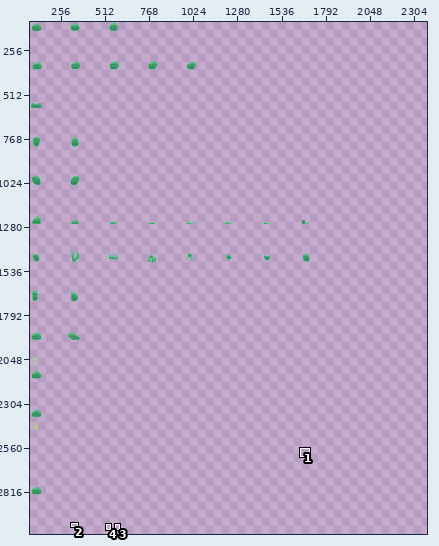
Edited in one commit: sprite sheet (Ingame/game_objects/player/sprites/player.png). The first picture is a wide view before the edit; the outline marks the close-up.
Close-up. The starting point:
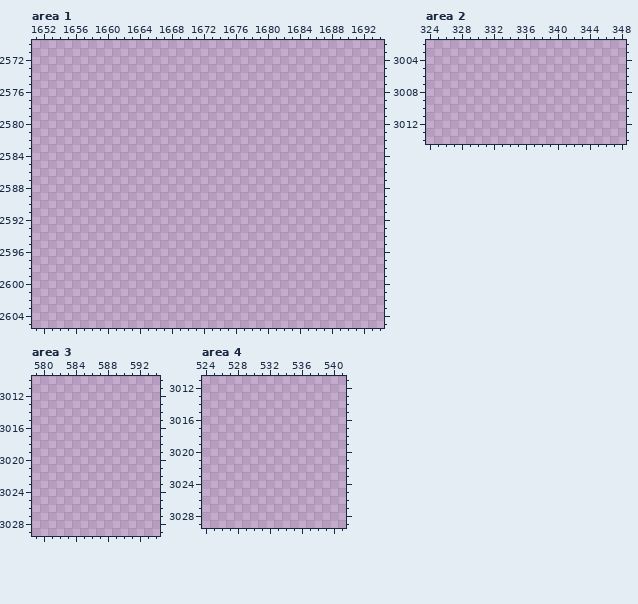
The file is 2464x2464 pixels. Shown: area 1: x 1651..1694, y 2570..2605; area 2: x 324..348, y 3002..3014; area 3: x 579..594, y 3010..3029; area 4: x 524..541, y 3011..3029. The old version is drawn lined up with the new one. The wide view leaves out empty margins. The commit also changed other parts of the picture, which this record leaves out.
The same view after the edit:
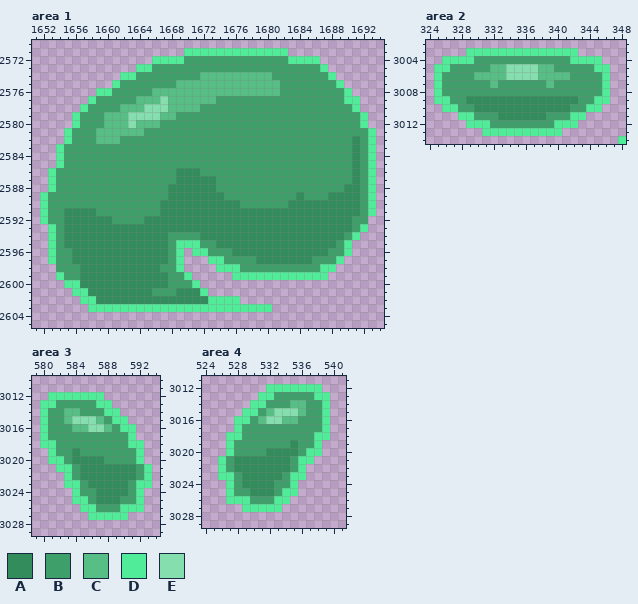
Palette (. is transparent): A #338c5c  B #3f9f6b  C #57bf86  D #51ec99  E #85dead
What changed:
canvas 2464x2464 -> 2464x3136; drawings rearranged on the sheet (the old picture shows each at its new place; 24 dropped ones are not shown)
--- area 1
@@ x 1651..1694 @@
 2570 ............................................
-2571 ............................................
-2572 ............................................
-2573 ............................................
-2574 ............................................
-2575 ............................................
-2576 ............................................
-2577 ............................................
-2578 ............................................
-2579 ............................................
-2580 ............................................
-2581 ............................................
-2582 ............................................
-2583 ............................................
-2584 ............................................
-2585 ............................................
-2586 ............................................
-2587 ............................................
-2588 ............................................
-2589 ............................................
-2590 ............................................
-2591 ............................................
-2592 ............................................
-2593 ............................................
-2594 ............................................
-2595 ............................................
-2596 ............................................
-2597 ............................................
-2598 ............................................
-2599 ............................................
-2600 ............................................
-2601 ............................................
-2602 ............................................
-2603 ............................................
+2571 ...................DDDDDDDDDDDDD............
+2572 ...............DDDDBBBBBBBBBBBBBDDDD........
+2573 .............DDBBBBBBBBBBBBBBBBBBBBBD.......
+2574 ...........DDBBBBBBBBCCCCCCCCCBBBBBBBD......
+2575 ..........DBBBBBBBCCCCCCCCCCCCCBBBBBBBD.....
+2576 ........DDBBBBBCCCCCCCCCCCCCCCCBBBBBBBBD....
+2577 .......DBBBBBCCCECCCCCCBBBBBBBBBBBBBBBBDD...
+2578 ......DBBBBCCCEEECCCCBBBBBBBBBBBBBBBBBBBD...
+2579 .....DBBBCCCEEEECCBBBBBBBBBBBBBBBBBBBBBBBD..
+2580 .....DBBBCCCECCCBBBBBBBBBBBBBBBBBBBBBBBBBD..
+2581 ....DBBBCCCCCCBBBBBBBBBBBBBBBBBBBBBBBBBBBBD.
+2582 ....DBBBCCCBBBBBBBBBBBBBBBBBBBBBBBBBBBBBABD.
+2583 ...DBBBBBBBBBBBBBBBBBBBBBBBBBBBBBBBBBBBBABD.
+2584 ...DBBBBBBBBBBBBBBBBBBBBBBBBBBBBBBBBBBBBABD.
+2585 ...DBBBBBBBBBBBBBBBBBBBBBBBBBBBBBBBBBBBBABD.
+2586 ..DBBBBBBBBBBBBBBBAAABBBBBBBBBBBBBBBBBBBABD.
+2587 ..DBBBBBBBBBBBBBBBAAAAABBBBBBBBBBBBBBBBBABD.
+2588 ..DBBBBBBBBBBBBBBAAAAAABBBBBBBBBBBBBBBBAABD.
+2589 .DBBBBBBBBBBBBBBBAAAAAAABBBBBBBBBABBBAAAABD.
+2590 .DBBBBBBBBBBBBBBAAAAAAAAAABBBBBBAAAAAAAAABD.
+2591 .DBBAAAABBBBBBBBAAAAAAAAAAAAAAAAAAAAAAAAABD.
+2592 .DBBAAAAAABBBBAAAAAAAAAAAAAAAAAAAAAAAAAABB..
+2593 ..DBAAAAAAAAAAAAAAAAAAAAAAAAAAAAAAAAAAAABD..
+2594 ..DBAAAAAAAAAAAAABBBBAAAAAAAAAAAAAAAAAABD...
+2595 ..DBAAAAAAAAAAAAABDDDBBAAAAAAAAAAAAAAABD....
+2596 ..DBBAAAAAAAAAAAABD.DDBBBAAAAAAAAAAAABBD....
+2597 ..DBBAAAAAAAAAAAABD...DDBBBBAAAAAAABBBD.....
+2598 ...BBBAAAAAAAAAABBD....DDDBBBBBBBBBBDD......
+2599 ...DBBAAAAAAAAAAABBD.....DDDDDDDDDDDD.......
+2600 ....DDAAAAAAAAAAABBBD.......................
+2601 .....DDAAAAAAAABBBAAAD......................
+2602 ......DDAAAAAAAAAAAAAADDDD..................
+2603 .......DDDDDDDDDDDDDDDDDDDDDDD..............
 2604 ............................................
--- area 2
@@ x 324..348 @@
 3002 .........................
-3003 .........................
-3004 .........................
-3005 .........................
-3006 .........................
-3007 .........................
-3008 .........................
-3009 .........................
-3010 .........................
-3011 .........................
-3012 .........................
-3013 .........................
-3014 .........................
+3003 .....DDDDDDDDDDDDDD......
+3004 ..DDDDBBBBBBBBBBBBDDDD...
+3005 .DDBBBBBCCEEEECCBBBBBDD..
+3006 .DBBBBCCCCEEEECCCCBBBBD..
+3007 .DBBBBBBCBBBBBBCBBBBBBD..
+3008 .DBBBBBBBBBBBBBBBBBBBBD..
+3009 .DDBBAAAAAAAAAAAAAABBDD..
+3010 ..DDBBAAAAAAAAAAAABBDD...
+3011 ....DDBBBAAAAAABBBDD.....
+3012 .....DDDBBBBBBBBDDD......
+3013 .......DDDDDDDDDD........
+3014 ........................D
--- area 3
@@ x 579..594 @@
 3011 ................
-3012 ................
-3013 ................
-3014 ................
-3015 ................
-3016 ................
-3017 ................
-3018 ................
-3019 ................
-3020 ................
-3021 ................
-3022 ................
-3023 ................
-3024 ................
-3025 ................
-3026 ................
-3027 ................
+3012 ..DDDDDDD.......
+3013 .DDBBBBBDD......
+3014 .DBBCCBBBDD.....
+3015 .DBBCEEECBDD....
+3016 .DBBBCCEECBDD...
+3017 .DBBBBBBBBBBD...
+3018 .DDBBBBBBBBBDD..
+3019 ..DBBABBBBBBBD..
+3020 ..DDBAAAABBBBD..
+3021 ...DDBAAAAAAABD.
+3022 ....DBAAAAAAABD.
+3023 ....DDBAAAAABDD.
+3024 .....DBBAAAABD..
+3025 .....DDBAAABBD..
+3026 ......DDBBBDDD..
+3027 .......DDDDD....
 3028 ................
--- area 4
@@ x 524..541 @@
 3011 ..................
-3012 ..................
-3013 ..................
-3014 ..................
-3015 ..................
-3016 ..................
-3017 ..................
-3018 ..................
-3019 ..................
-3020 ..................
-3021 ..................
-3022 ..................
-3023 ..................
-3024 ..................
-3025 ..................
-3026 ..................
-3027 ..................
+3012 ........DDDDDDD...
+3013 .......DDBBBBBDD..
+3014 ......DDBBBCCBBD..
+3015 .....DDBCEEECBBD..
+3016 ....DDBCEECCBBBD..
+3017 ....DBBBBBBBBBBD..
+3018 ...DDBBBBBBBBBDD..
+3019 ...DBBBBBBBABBD...
+3020 ...DBBBBAAAABDD...
+3021 ..DBAAAAAAABDD....
+3022 ..DBAAAAAAABD.....
+3023 ..DDBAAAAABDD.....
+3024 ...DBAAAABBD......
+3025 ...DBBAAABDD......
+3026 ...DDDBBBDD.......
+3027 .....DDDDD........
 3028 ..................
Where, in picture pixels (left, top, right, bottom), the same in both close-ups:
added: (40, 48, 376, 312)
added: (434, 48, 610, 136)
added: (618, 136, 626, 144)
added: (40, 392, 152, 520)
added: (218, 384, 330, 512)
